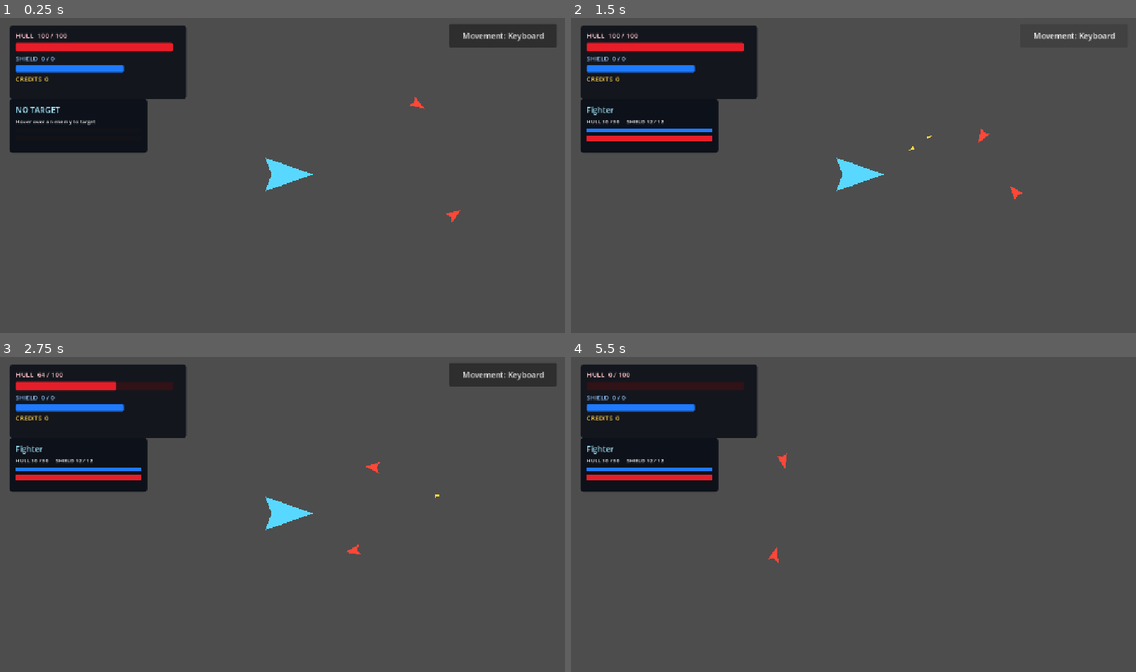
Above: before the commit, frames 1-4 (two rows, left to right).
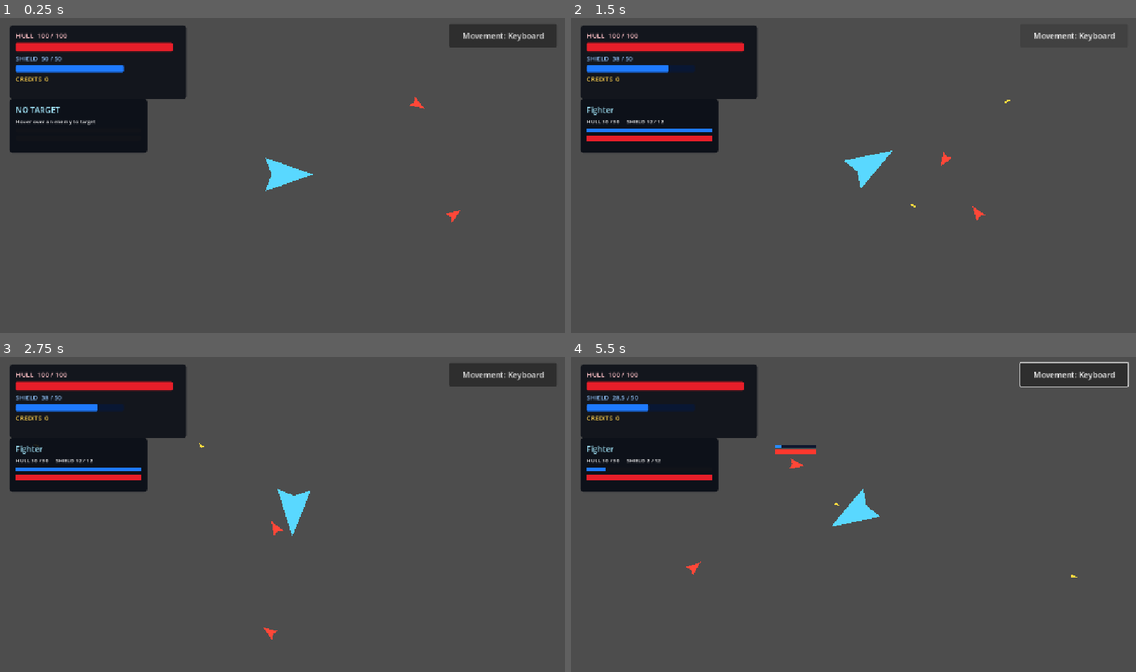
Above: after the commit, the same moments.

Repository: Bbran4/SpaceDelivery
Game: Godot game, scene res://scenes/tests/hud_test.tscn
Same seed, same stepped clock (60 frames per second), same inputs: the game is played once before the commit and once after it.
Inputs (mouse positions are in pixels of both pictures, inside the frame that each line leads up to):
- Up to frame 1 (0.25 s): no input
- Up to frame 2 (1.5 s): click "Movement: Keyboard" at 0.5 s; click "Movement: Mouse" at 1.25 s
- Up to frame 3 (2.75 s): move the mouse to (406, 498) at 2.02 s; hold D (right) from 2.03 s (still down); hold Tab from 2.03 s (still down); click (406, 498) at 2.17 s
- Up to frame 4 (5.5 s): release D (right) at 2.75 s; release Tab at 2.75 s; drag from (740, 530) to (1011, 495) at 2.77 s; move the mouse to (910, 445) at 3.52 s; hold D (right) 3.53-4.25 s; hold Tab 3.53-4.25 s; drag from (825, 577) to (684, 467) at 4.27 s; move the mouse to (1023, 561) at 5.02 s; hold A (left) from 5.03 s (still down); hold Tab from 5.03 s (still down)

The runs differ from the first frame. In frame 1, less than 0.1% of the frame differs, in the area x 7-11%, y 12-14%; in frame 2, 0.8%; in frame 3, 1.2%; in frame 4, 3.7%, in the area x 2-99%, y 1-71%.
Error before the commit: Invalid access to property or key 'ship' on a base object of type 'previously freed'. (res://scripts/target_hud.gd:58)

Commit message:
Keep hull base stats active without requiring modules

Diff:
--- a/scripts/ship.gd
+++ b/scripts/ship.gd
@@ -286,9 +286,13 @@
 	var previous_max_shield: float = max_shield
 	module_slots[slot_index] = module
 	_apply_module_stats()
-	if module.category == ShipModule.Category.DEFENSE and previous_max_shield <= 0.0 and max_shield > 0.0:
-		current_shield = max_shield
-		shield_changed.emit(current_shield, max_shield)
+	# Shield-capacity modifiers increase the ship's existing shield pool rather
+	# than requiring a defense module to enable shields.
+	var shield_capacity_change: float = max_shield - previous_max_shield
+	if shield_capacity_change > 0.0:
+		current_shield += shield_capacity_change
+	current_shield = clampf(current_shield, 0.0, max_shield)
+	shield_changed.emit(current_shield, max_shield)
 	if module.category == ShipModule.Category.WEAPON and module.weapon_scene != null:
 		var weapon_instance: Node = module.weapon_scene.instantiate()
 		if weapon_instance != null:
@@ -316,6 +320,7 @@
 	if module == null:
 		return null
 
+	var previous_max_shield: float = max_shield
 	module_slots[slot_index] = null
 	if module.category == ShipModule.Category.WEAPON and weapon_instances_by_slot.has(slot_index):
 		var weapon: Node = weapon_instances_by_slot[slot_index] as Node
@@ -326,6 +331,8 @@
 
 	module_uninstalled.emit(module, slot_index)
 	_apply_module_stats()
+	current_shield = minf(current_shield, max_shield)
+	shield_changed.emit(current_shield, max_shield)
 	return module
 
 
@@ -404,25 +411,6 @@
 		cargo_hold_capacity += module.cargo_capacity_bonus
 		salvage_hold_capacity += module.salvage_capacity_bonus
 	module_slot_count = module_slots.size()
-	# Player ships require installed systems: hull stats alone do not grant shields or propulsion.
-	if is_in_group("player_ship"):
-		var has_shield_module: bool = false
-		var has_engine_module: bool = false
-		for installed_module: ShipModule in module_slots:
-			if installed_module == null:
-				continue
-			if installed_module.category == ShipModule.Category.DEFENSE:
-				has_shield_module = true
-			elif installed_module.category == ShipModule.Category.ENGINE:
-				has_engine_module = true
-		if not has_shield_module:
-			max_shield = 0.0
-			shield_recharge_rate = 0.0
-			current_shield = 0.0
-		if not has_engine_module:
-			movement_speed = 0.0
-			acceleration = 0.0
-			turn_rate = 0.0
 	current_hull = minf(current_hull, max_hull)
 	current_shield = minf(current_shield, max_shield)
 	if is_inside_tree():
